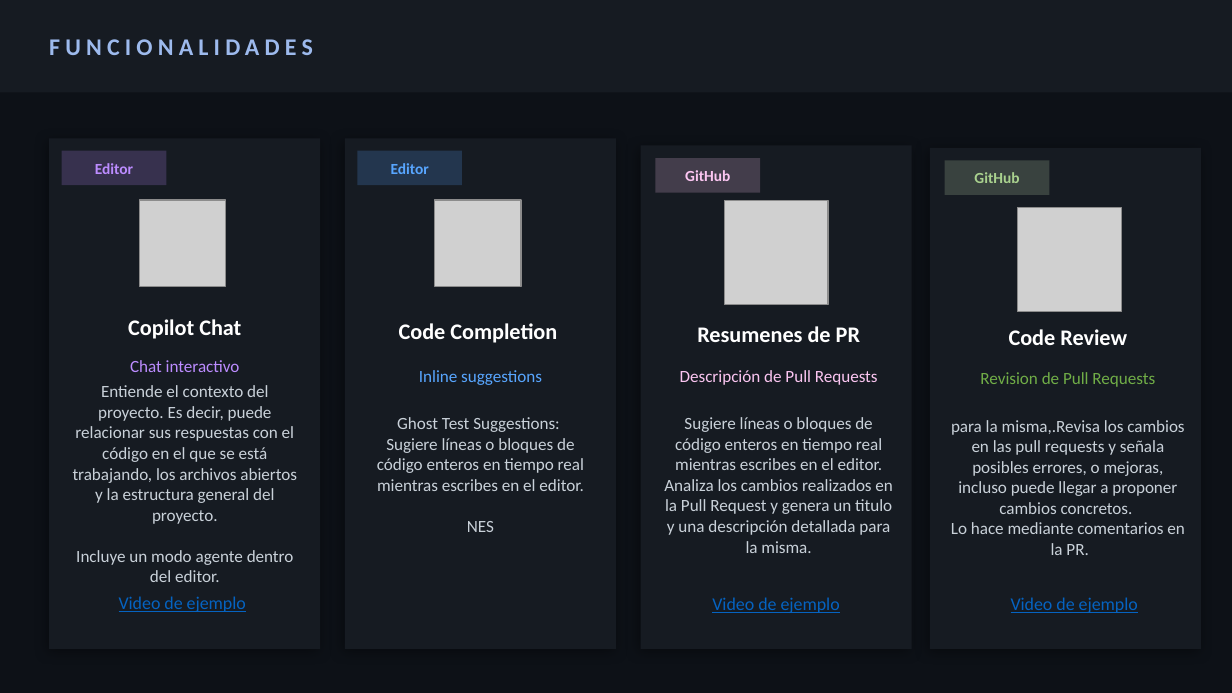
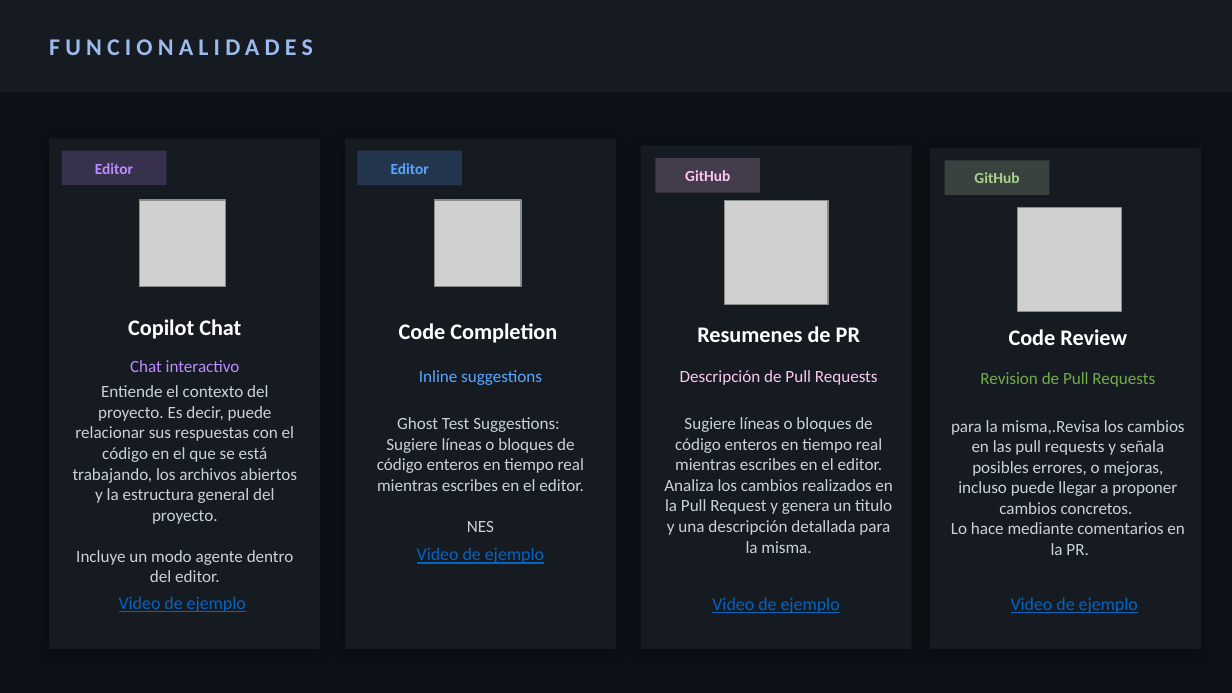
Before and after one commit to luciaviera/investigacion-GtiHubCopilot-FIS, a slide deck: slide 8 of presentacion.pptx. Drawn at 1232x693 pixels with LibreOffice and Linux fonts; fonts in the diff are those of the drawing; grey boxes stand for pictures. Boxes give left, top, right and bottom in pixels: in the first picture for what was removed or moved away, otherwise in the second. Text is boxed around its words. In the diff, an @@ line names an element or a change of style, - is before the commit and + after.

Commit message:
se agrego ejemplo de NES

```diff
--- a/presentacion.pptx
+++ b/presentacion.pptx
@@ text added at bbox=[417, 547, 544, 564], 10.5 pt, text #0563C1, underline @@
+Video de ejemplo
```
